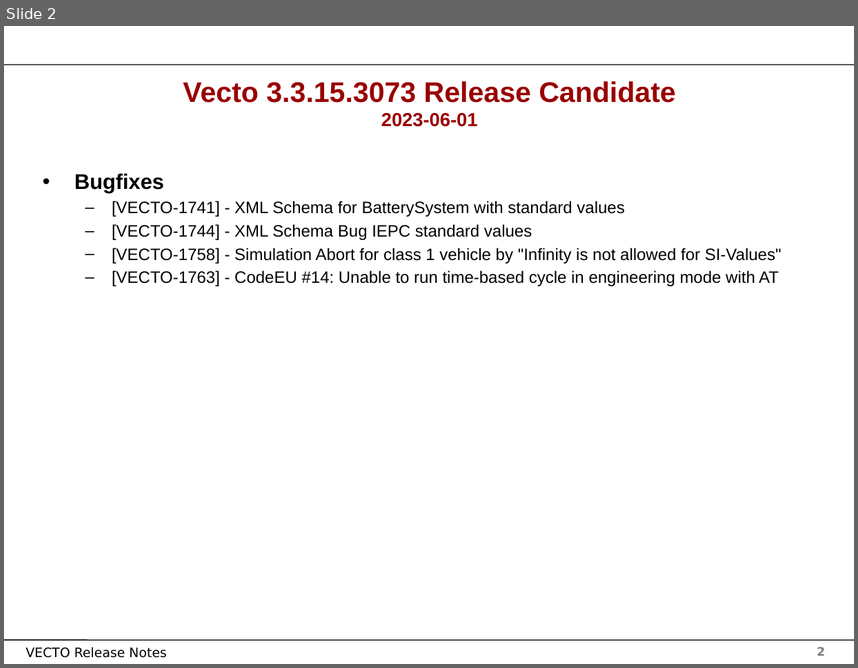
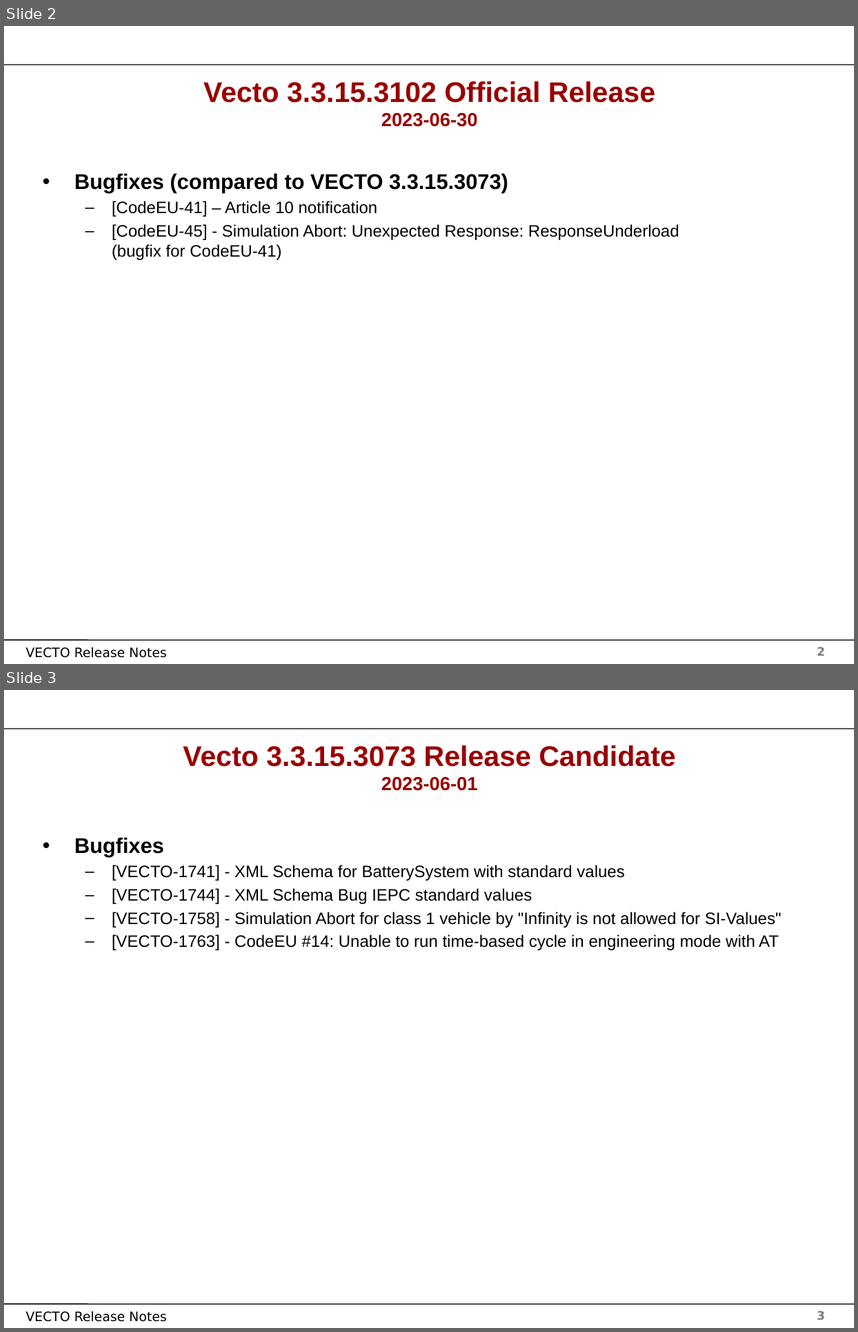
Before and after one commit to mohgsaad-art/VECTO, a slide deck: Documentation/User Manual Source/Release Notes Vecto3.x.pptx. Shown one above the other, each under a label of ours: slide 2 before the commit, slides 2 and 3 after it. The pictures are 858x668 and 858x1332 pixels, drawn with LibreOffice and Linux fonts; fonts in the diff are those of the drawing; background and template pictures are left out. Boxes give left, top, right and bottom in pixels: in the first picture for what was removed or moved away, otherwise in the second. Text is boxed around its words. In the diff, an @@ line names an element or a change of style, - is before the commit and + after.

```diff
--- a/Documentation/User Manual Source/Release Notes Vecto3.x.pptx
+++ b/Documentation/User Manual Source/Release Notes Vecto3.x.pptx
@@ slide 2 added at (4,26,854,664), background #FFFFFF; not listed: 4 template elements that a slide beside it also shows @@
@@ title added at (203,81,655,127), 24 pt, text #990000, bold @@
+Vecto 3.3.15.3102 Official Release
+2023-06-30
@@ text added at (74,173,680,260), 14 pt, text #000000 @@
+• Bugfixes (compared to VECTO 3.3.15.3073)
+  – [CodeEU-41] – Article 10 notification
+  – [CodeEU-45] - Simulation Abort: Unexpected Response: ResponseUnderload
+    (bugfix for CodeEU-41)
@@ what was slide 2 is now slide 3 @@
@@ page number at (817,1310,825,1319): text changed @@
-2
+3
```
Also in this commit, not shown: 1 slide changed, 13 other files.
